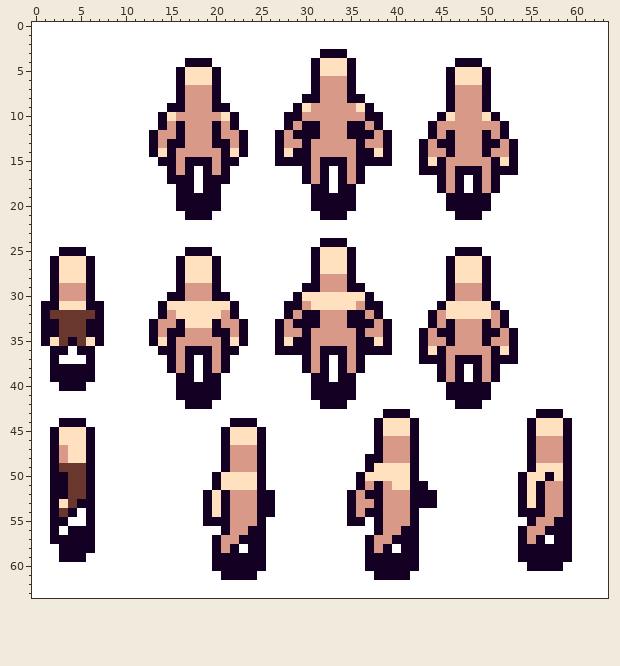
Edited in one commit: pixel-art sprite (public/assets/spriteRework.png). The first picture shows the starting point.
The file is 64x64 pixels.
After:
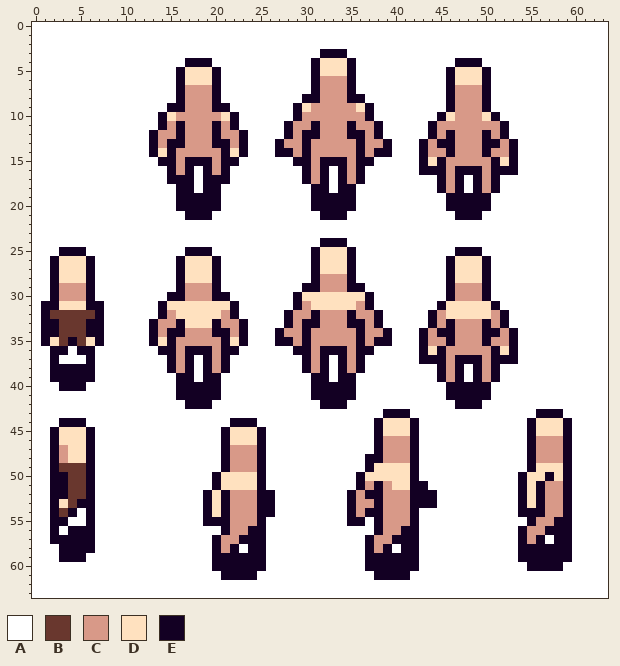
Palette (. is transparent): A #ffffff  B #69372e  C #d89988  D #ffe1bf  E #130023
Changes in this commit:
@@ x 25..41 @@
  9 AAAAEDCCCCCDEAAAA
-10 AAAEECCCCCCCEEAAA
-11 AAAECEECCCEECEAAA
-12 AAECEEECCCEEECEAA
+10 AAAAECCCCCCCEAAAA
+11 AAAECCECCCECCEAAA
+12 AAAECEECCCEECEAAA
 13 AAECCECCCCCECCEAA
-14 AAEDEECCCCCEEDEAA
-15 AAEEEECEEECEEEEAA
+14 AAEECECCCCCECEEAA
+15 AAAAEECEEECEEAAAA
 16 AAAAAECEAECEAAAAA
@@ x 25..41 @@
 30 AAAAEDDDDDDDEAAAA
-31 AAAEECDDDDDCEEAAA
-32 AAAECEECCCEECEAAA
-33 AAECEEECCCEEECEAA
+31 AAAAECDDDDDCEAAAA
+32 AAAECCECCCECCEAAA
+33 AAAECEECCCEECEAAA
 34 AAECCECCCCCECCEAA
-35 AAEDEECCCCCEEDEAA
-36 AAEEEECEEECEEEEAA
+35 AAEECECCCCCECEEAA
+36 AAAAEECEEECEEAAAA
 37 AAAAAECEAECEAAAAA
Pixel boxes of the changes (left, top, right, bottom) in both pictures:
changed: (275, 112, 311, 166)
changed: (356, 112, 392, 166)
changed: (275, 301, 311, 355)
changed: (356, 301, 392, 355)
